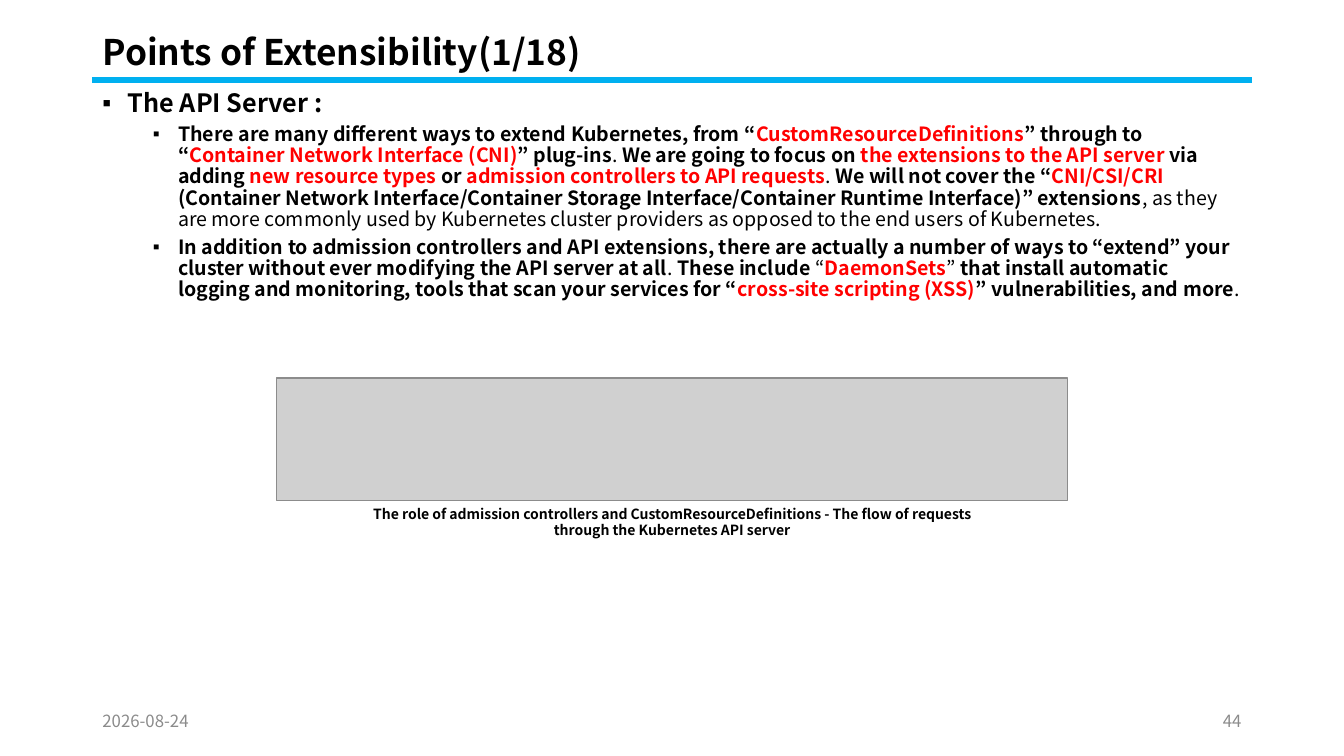
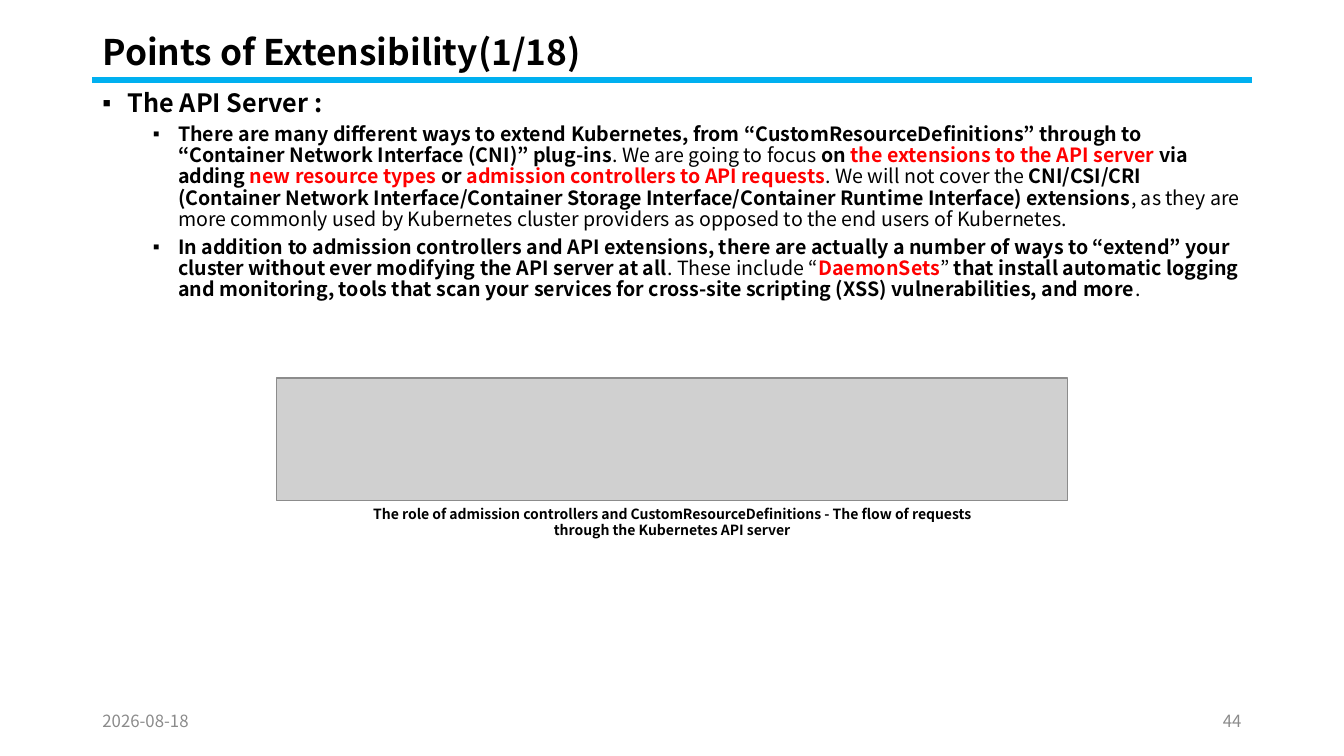
Before and after one commit to knix008/TestSimulator, a slide deck: slide 44 of Kubernetes/Kubernetes Part 05-2026.08.25.pptx. Drawn at 1344x756 pixels with LibreOffice and Linux fonts; fonts in the diff are those of the drawing; grey boxes stand for pictures. Boxes give left, top, right and bottom in pixels: in the first picture for what was removed or moved away, otherwise in the second. Text is boxed around its words. In the diff, an @@ line names an element or a change of style, - is before the commit and + after.

```diff
--- a/Kubernetes/Kubernetes Part 05-2026.08.25.pptx
+++ b/Kubernetes/Kubernetes Part 05-2026.08.25.pptx
@@ text at box(178, 125, 1239, 301): text changed @@
-  ▪ There are many different ways to extend Kubernetes, from “CustomResourceDefinitions” through to “Container Network Interface (CNI)” plug-ins. We are going to focus on the extensions to the API server via adding new resource types or admission controllers to API requests. We will not cover the “CNI/CSI/CRI (Container Network Interface/Container Storage Interface/Container Runtime Interface)” extensions, as they are more commonly used by Kubernetes cluster providers as opposed to the end users of Kubernetes.
-  ▪ In addition to admission controllers and API extensions, there are actually a number of ways to “extend” your cluster without ever modifying the API server at all. These include “DaemonSets” that install automatic logging and monitoring, tools that scan your services for “cross-site scripting (XSS)” vulnerabilities, and more.
+  ▪ There are many different ways to extend Kubernetes, from “CustomResourceDefinitions” through to “Container Network Interface (CNI)” plug-ins. We are going to focus on the extensions to the API server via adding new resource types or admission controllers to API requests. We will not cover the CNI/CSI/CRI (Container Network Interface/Container Storage Interface/Container Runtime Interface) extensions, as they are more commonly used by Kubernetes cluster providers as opposed to the end users of Kubernetes.
+  ▪ In addition to admission controllers and API extensions, there are actually a number of ways to “extend” your cluster without ever modifying the API server at all. These include “DaemonSets” that install automatic logging and monitoring, tools that scan your services for cross-site scripting (XSS) vulnerabilities, and more.
@@ text at box(102, 714, 188, 727): text changed @@
-2026-08-24
+2026-08-18
```
Also in this commit, not shown: 101 other slides changed, 17 other files.
